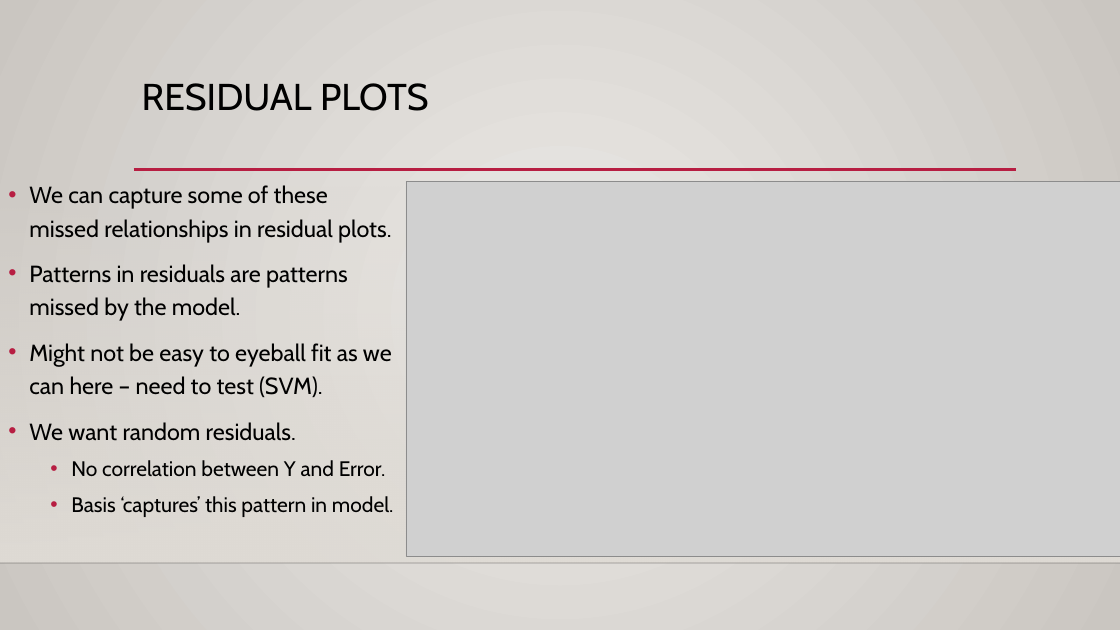
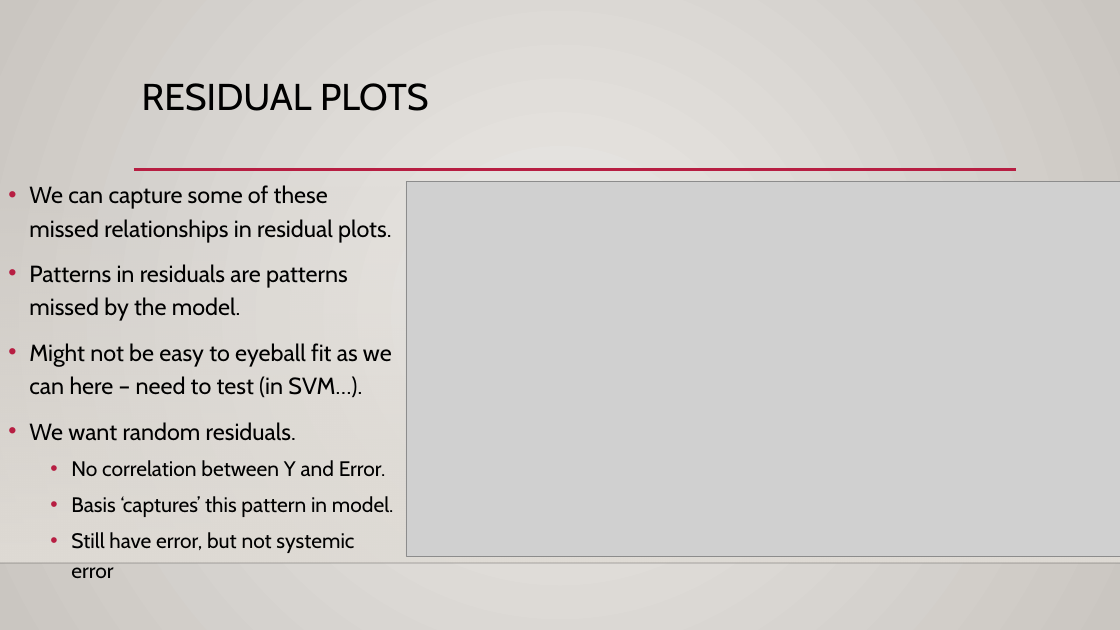
Before and after one commit to glennybarnes/Intro_to_Machine_Learning_Students, a slide deck: slide 26 of reference_content/Slides/007_Basis_and_Regularization.pptx. Drawn at 1120x630 pixels with LibreOffice and Linux fonts; fonts in the diff are those of the drawing; grey boxes stand for pictures; background and template pictures are left out. Boxes give left, top, right and bottom in pixels: in the first picture for what was removed or moved away, otherwise in the second. Text is boxed around its words. In the diff, an @@ line names an element or a change of style, - is before the commit and + after.

```diff
--- a/reference_content/Slides/007_Basis_and_Regularization.pptx
+++ b/reference_content/Slides/007_Basis_and_Regularization.pptx
@@ text at (29, 343, 392, 397): text changed @@
-• Might not be easy to eyeball fit as we can here – need to test (SVM).
+• Might not be easy to eyeball fit as we can here – need to test (in SVM…).
@@ text at (71, 532, 354, 553): paragraph added @@
+  • Still have error, but not systemic error
```
Also in this commit, not shown: 10 other slides changed, 1 slide added, 1 other file.
